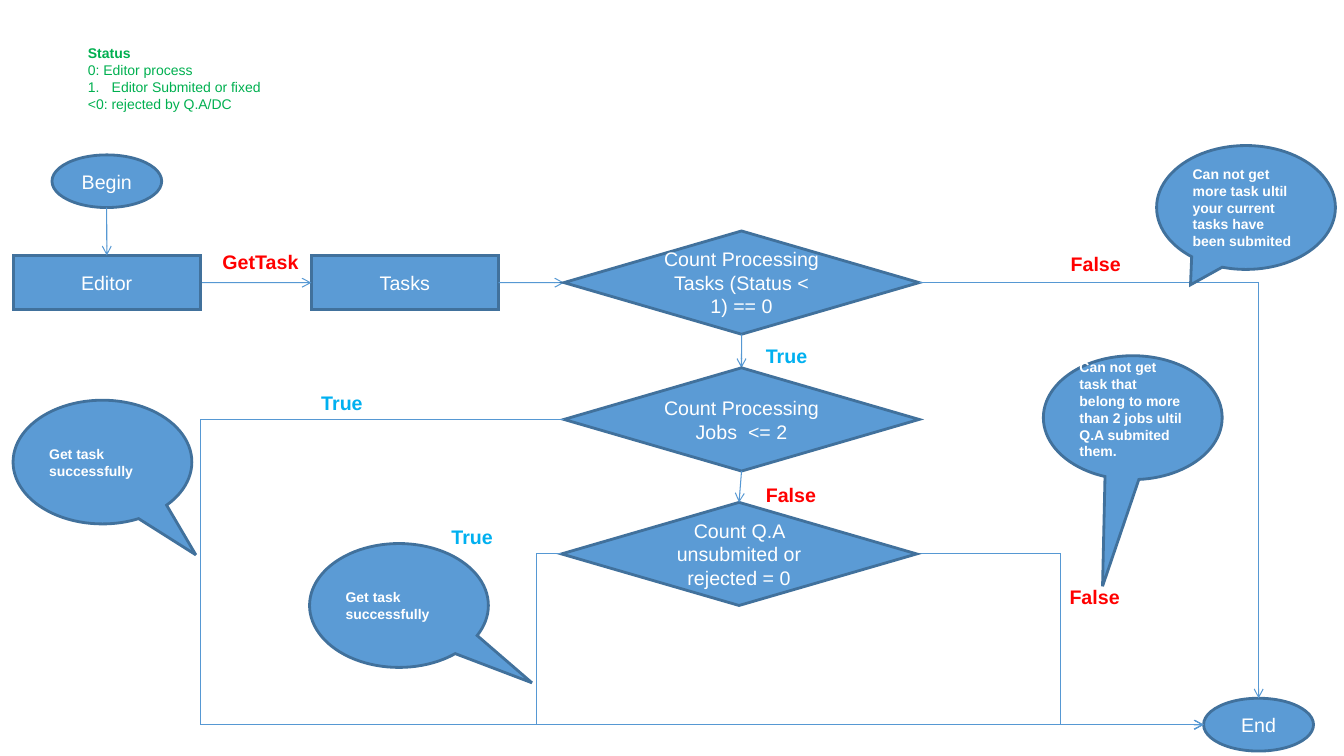
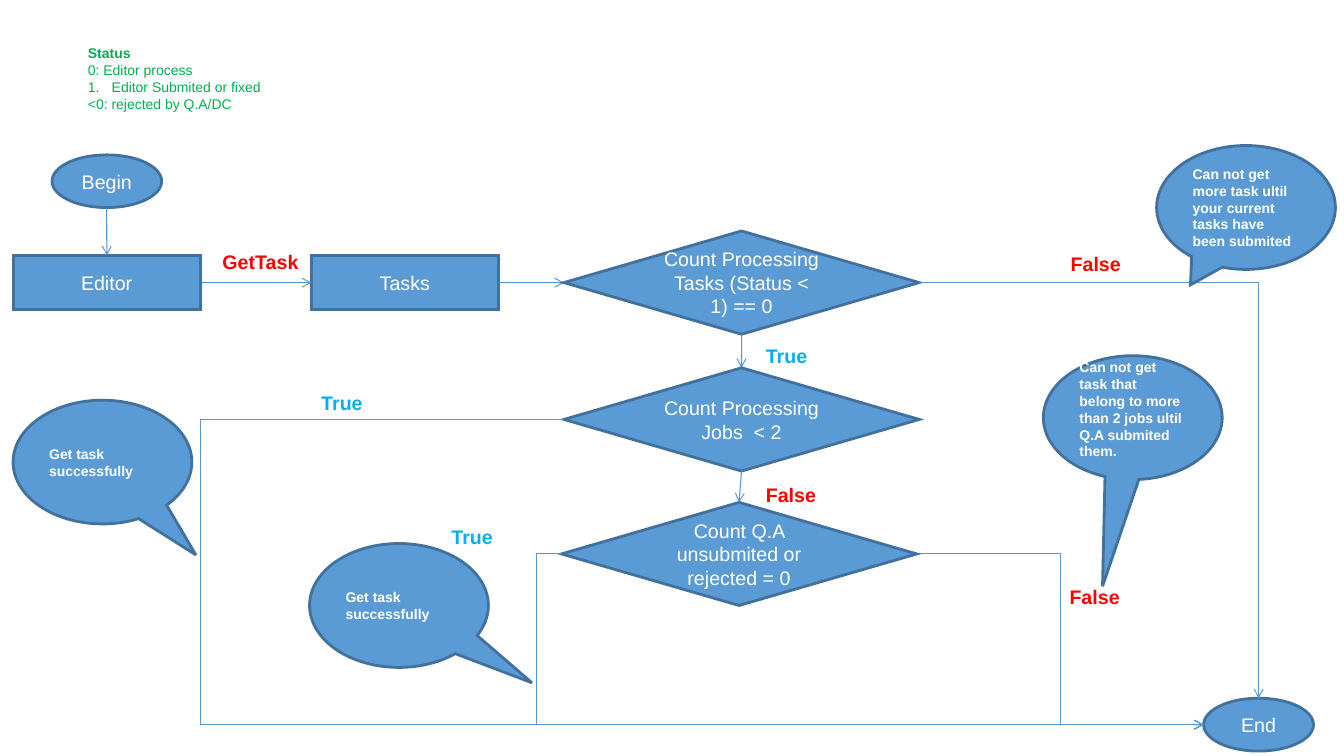
Before and after one commit to ReDoProgrammer/taskmngr_pdthien, a slide deck: slide 1 of resources/get task diagram.ppt. Drawn at 1344x756 pixels with LibreOffice and Linux fonts; fonts in the diff are those of the drawing; background and template pictures are left out. Boxes give left, top, right and bottom in pixels: in the first picture for what was removed or moved away, otherwise in the second. Text is boxed around its words. In the diff, an @@ line names an element or a change of style, - is before the commit and + after.

```diff
--- a/resources/get task diagram.ppt
+++ b/resources/get task diagram.ppt
@@ text in diamond at [664, 401, 819, 439]: text changed @@
-Count Processing Jobs <= 2
+Count Processing Jobs < 2
```
Also in this commit, not shown: 1 other file.
